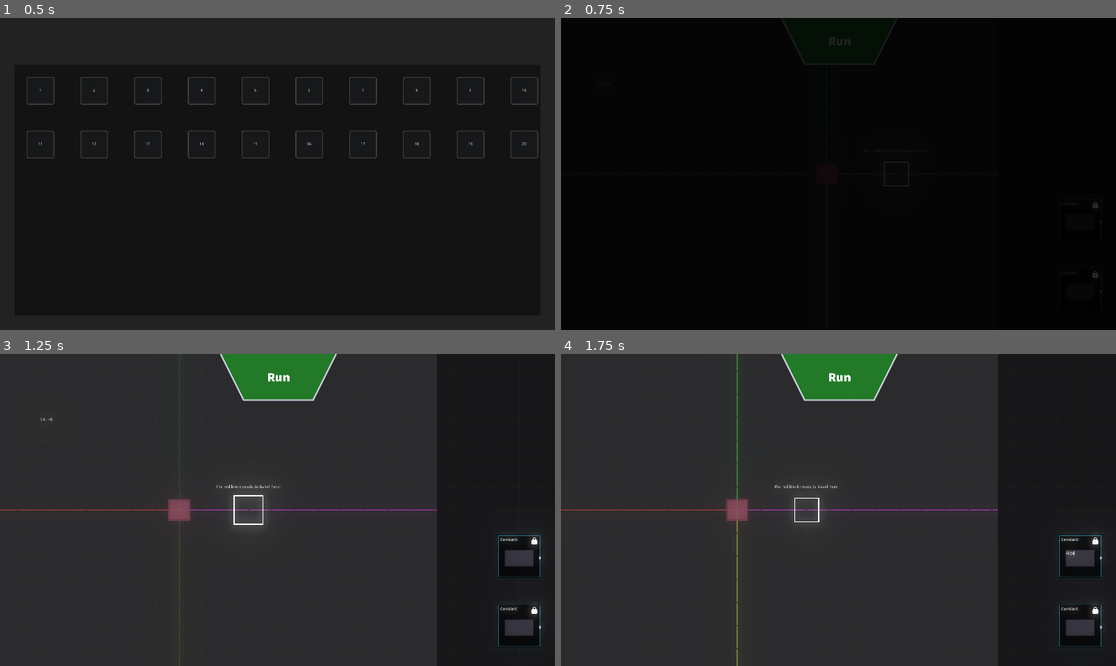
Above: before the commit, frames 1-4 (two rows, left to right).
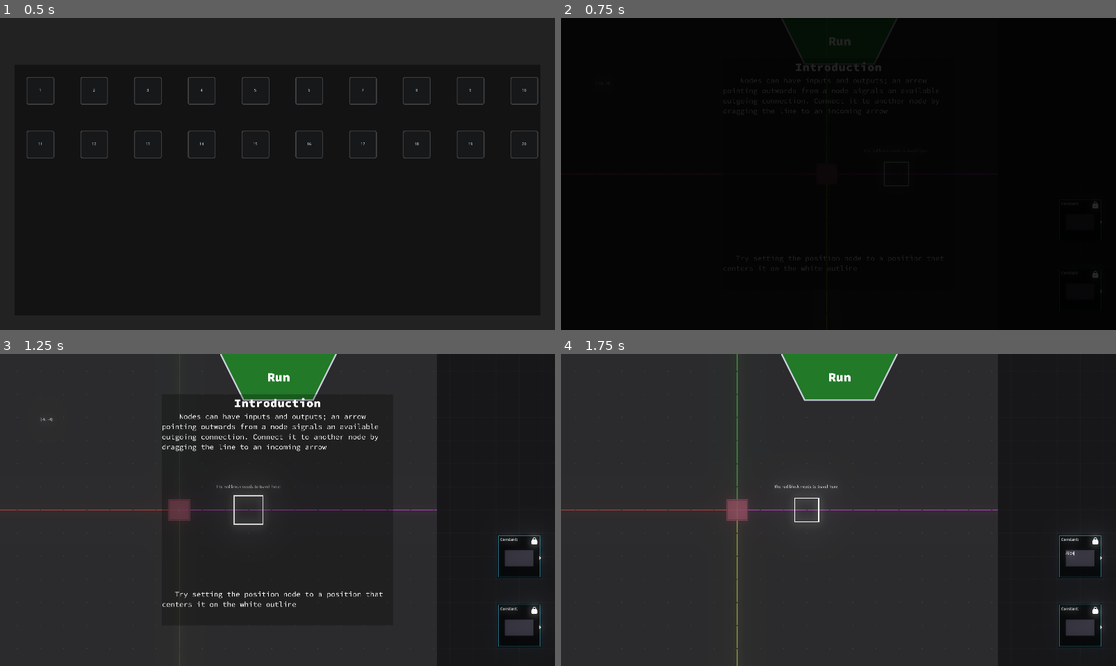
Above: after the commit, the same moments.

Repository: Quantiset/ProgrammingGame
Game: Godot game, scene res://Scenes/LevelSelect.tscn
Same seed, same stepped clock (60 frames per second), same inputs: the game is played once before the commit and once after it. Video files are missing from this copy of the repository; at most half a second of black plays in their place.
Inputs (mouse positions are in pixels of both pictures, inside the frame that each line leads up to):
- Up to frame 1 (0.5 s): no input
- Up to frame 2 (0.75 s): tap Enter at 0.5, 0.6 s; move the mouse to (599, 89) at 0.52 s; hold Right (ui_right) from 0.53 s (still down); click (599, 89) at 0.67 s
- Up to frame 3 (1.25 s): keep holding Right (ui_right)
- Up to frame 4 (1.75 s): release Right (ui_right) at 1.25 s; click (777, 641) at 1.27 s; type "Alex" at 1.35 s; click (1082, 556) at 1.5 s; type "Alex" at 1.58 s; click (1082, 628) at 1.73 s

Frame 1 is identical in both runs. In frame 2, 0.3% of the frame differs, in the area x 29-69%, y 14-81%; in frame 3, 2.0%, in the area x 29-71%, y 12-82%; in frame 4, nothing differs.

Commit message:
Introduction

Diff:
--- a/CodeNodes/PositionSet.tscn
+++ b/CodeNodes/PositionSet.tscn
@@ -33,3 +33,12 @@
 margin_bottom = 94.0
 text = "out"
 align = 2
+
+[node name="Position" type="Label" parent="." index="9"]
+margin_left = 5.0
+margin_top = 20.0
+margin_right = 154.0
+margin_bottom = 155.0
+text = "(1,1)"
+align = 1
+valign = 1
--- a/CodeNodes/Scripts/PositionGet.gd
+++ b/CodeNodes/Scripts/PositionGet.gd
@@ -2,3 +2,6 @@
 
 func get_value(arrow_idx: int):
 	return selected_object.position / 80
+
+func _process(delta):
+	pass
--- a/CodeNodes/Scripts/PositionSet.gd
+++ b/CodeNodes/Scripts/PositionSet.gd
@@ -2,6 +2,7 @@
 
 func _ready():
 	connect("connected", get_node("../../../../../../.."), "code_node_connected")
+	$Position.hide()
 
 func _input(event):
 	if event is InputEventKey and event.is_pressed():
@@ -11,4 +12,7 @@
 
 func parse():
 	if incoming_lines.has(0):
-		selected_object.set_pos(incoming_lines[0].get_value() * 80)
+		var pos = (incoming_lines[0].get_value() * 80)
+		selected_object.set_pos(pos)
+		$Position.show()
+		$Position.text = str(pos)
--- a/Levels/Level1.tscn
+++ b/Levels/Level1.tscn
@@ -33,7 +33,6 @@
 margin_right = 1084.0
 
 [node name="CenterContainer" type="CenterContainer" parent="CanvasLayer" index="2"]
-visible = false
 margin_right = 1920.0
 margin_bottom = 1079.0
 __meta__ = {
--- a/Scenes/Main.tscn
+++ b/Scenes/Main.tscn
@@ -252,3 +252,5 @@
 [node name="PositionArrow" parent="." instance=ExtResource( 3 )]
 visible = false
 target = NodePath("../Block")
+
+[connection signal="pressed" from="CanvasLayer/StartButton" to="." method="_on_StartButton_pressed"]
--- a/Scripts/CodeNode.gd
+++ b/Scripts/CodeNode.gd
@@ -28,8 +28,6 @@
 
 
 func _input(event):
-
-	print(event)
 
 	if event is InputEventMouseButton and event.is_pressed():
 
--- a/Scripts/Main.gd
+++ b/Scripts/Main.gd
@@ -56,3 +56,9 @@
 
 func code_node_connected(line):
 	$CanvasLayer/StartButton/AnimationPlayer.play("dilate")
+
+
+
+func _on_StartButton_pressed():
+	for node in get_tree().get_nodes_in_group("Setter"):
+		if node.has_method("parse"): node.parse()
--- /dev/null
+++ b/Scripts/Split.gd
@@ -0,0 +1,5 @@
+extends HSplitContainer
+
+
+func _unhandled_input(event):
+	print(event)
